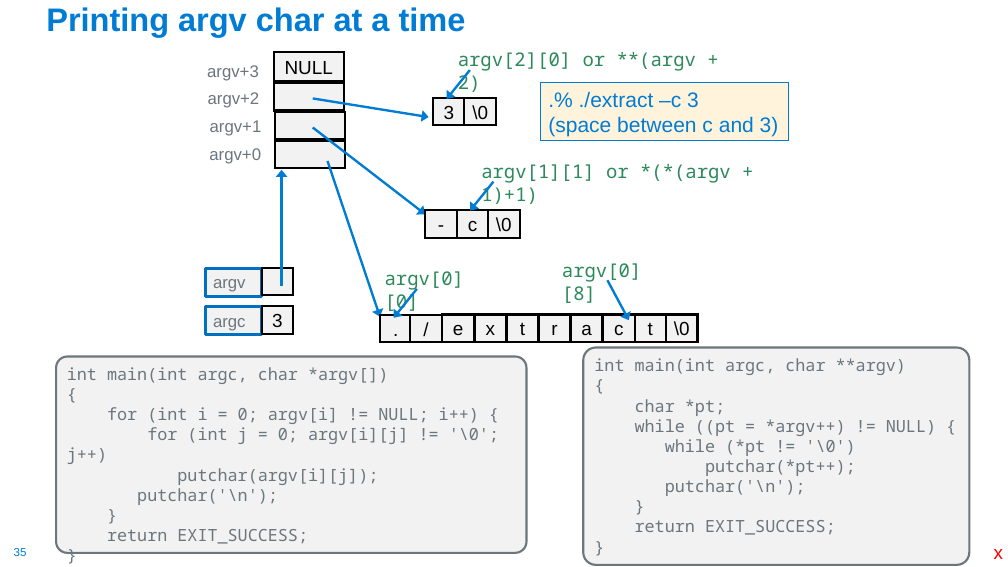
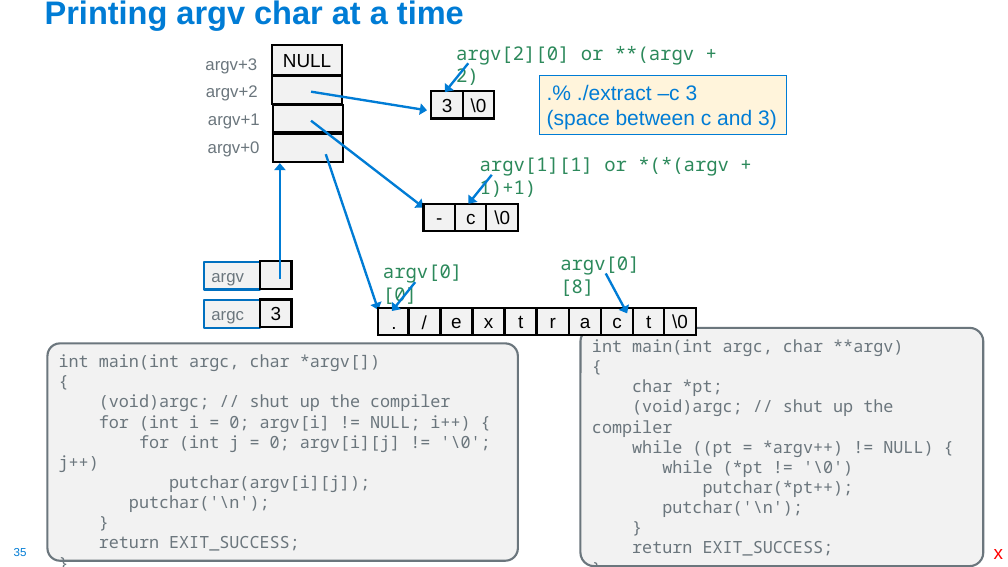
Before and after one commit to cse30-sp24/Muller-Slides, a slide deck: slide 35 of Lecture-7.pptx. Drawn at 1008x567 pixels with LibreOffice and Linux fonts; fonts in the diff are those of the drawing. Boxes give left, top, right and bottom in pixels: in the first picture for what was removed or moved away, otherwise in the second. Text is boxed around its words. In the diff, an @@ line names an element or a change of style, - is before the commit and + after.

```diff
--- a/Lecture-7.pptx
+++ b/Lecture-7.pptx
@@ 23 rectangles, 8 arrows, 6 texts, 1 title: place and size @@
-23 rectangles, 8 arrows, 6 texts, 1 title at (46,7,788,342)
+23 rectangles, 8 arrows, 6 texts, 1 title at (45,0,786,335)
@@ 2 texts, 1 rectangle: place and size @@
-2 texts, 1 rectangle at (210,52,696,342)
+2 texts, 1 rectangle at (208,46,694,335)
@@ rounded rectangle "int main(int argc, char **argv)": place and size @@
-rounded rectangle "int main(int argc, char **argv)" at (584,348,970,565)
+rounded rectangle "int main(int argc, char **argv)" at (581,328,984,566)
@@ rounded rectangle "int main(int argc, char *argv[])": place and size @@
-rounded rectangle "int main(int argc, char *argv[])" at (56,357,526,554)
+rounded rectangle "int main(int argc, char *argv[])" at (48,343,518,560)
@@ text in rounded rectangle at (99,394,450,411): paragraph added @@
+(void)argc; // shut up the compiler
@@ text in rounded rectangle at (592,399,893,437): paragraph added @@
+(void)argc; // shut up the compiler
```
Also in this commit, not shown: 3 other slides changed, 2 other files.
